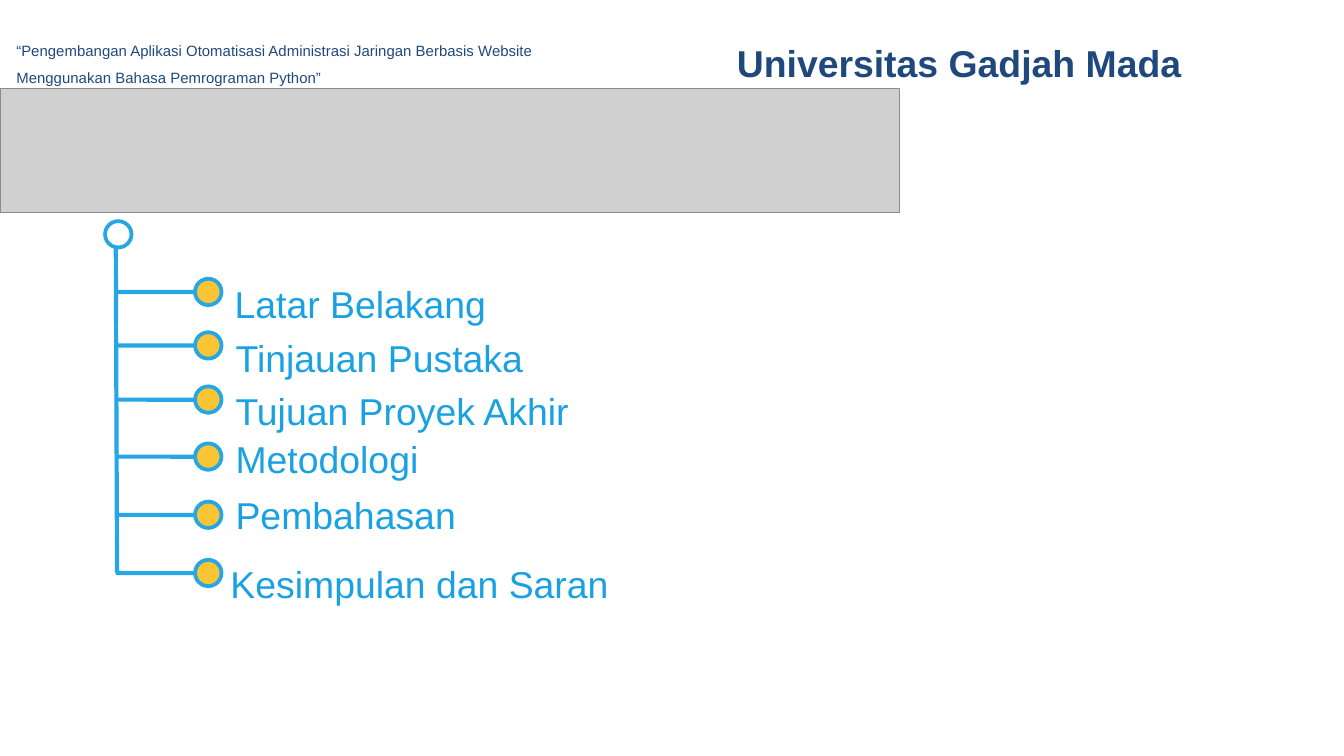
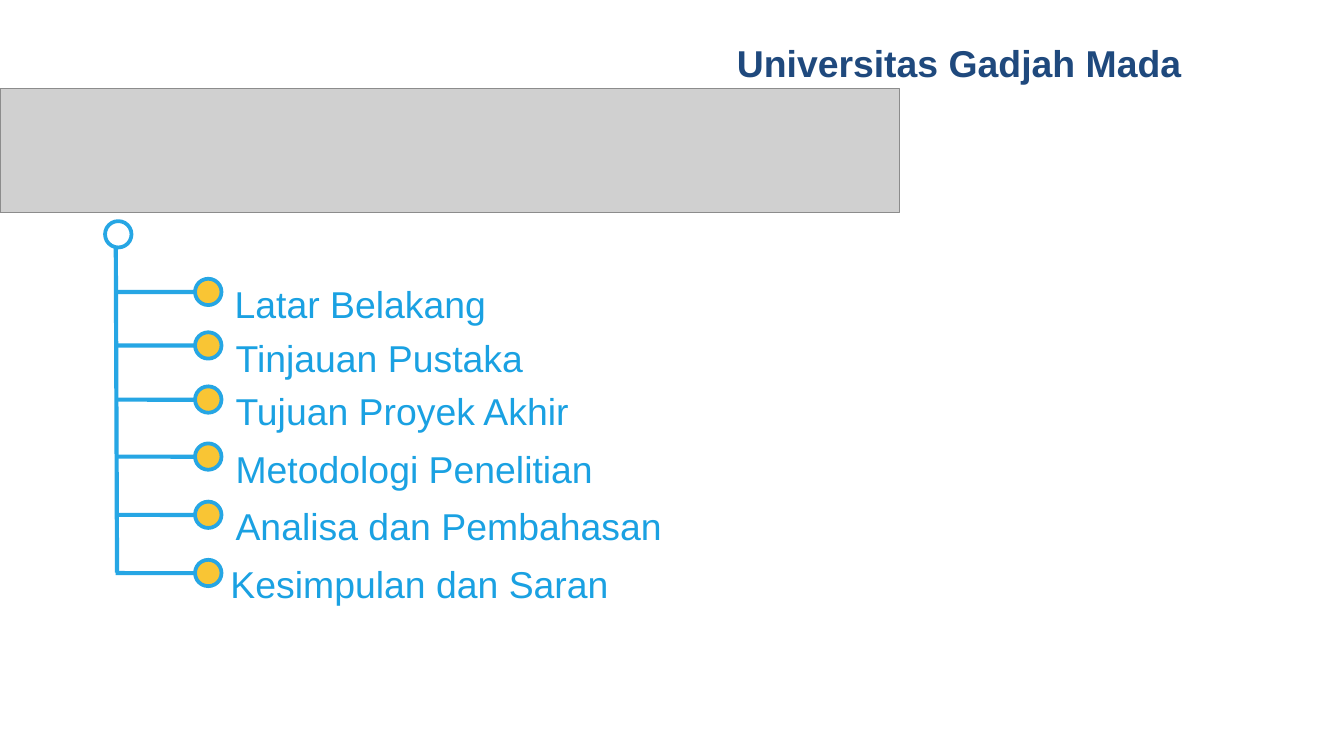
Before and after one commit to rusminto/ws_sse, a slide deck: slide 2 of berkas/ppt muham.pptx. Drawn at 1344x756 pixels with LibreOffice and Linux fonts; fonts in the diff are those of the drawing; grey boxes stand for pictures; background and template pictures are left out. Boxes give left, top, right and bottom in pixels: in the first picture for what was removed or moved away, otherwise in the second. Text is boxed around its words. In the diff, an @@ line names an element or a change of style, - is before the commit and + after.

```diff
--- a/berkas/ppt muham.pptx
+++ b/berkas/ppt muham.pptx
@@ text removed at [16, 45, 532, 86] @@
-“Pengembangan Aplikasi Otomatisasi Administrasi Jaringan Berbasis Website Menggunakan Bahasa Pemrograman Python”
@@ text at [236, 456, 593, 491]: text changed @@
-Metodologi
+Metodologi Penelitian
@@ text at [236, 513, 661, 541]: text changed @@
-Pembahasan
+Analisa dan Pembahasan
```
Also in this commit, not shown: 23 other slides changed, 2 slides removed, 50 other files.
